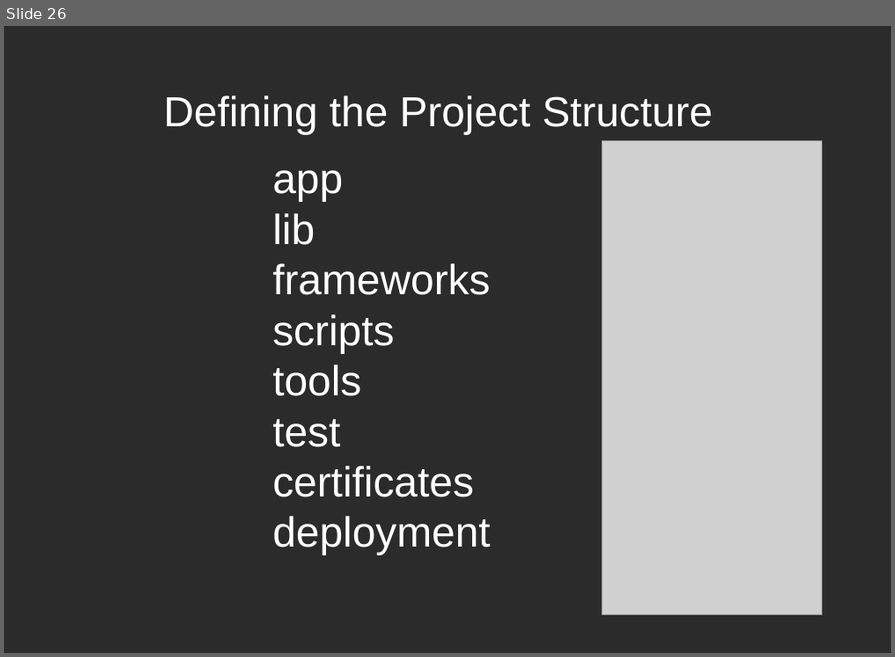
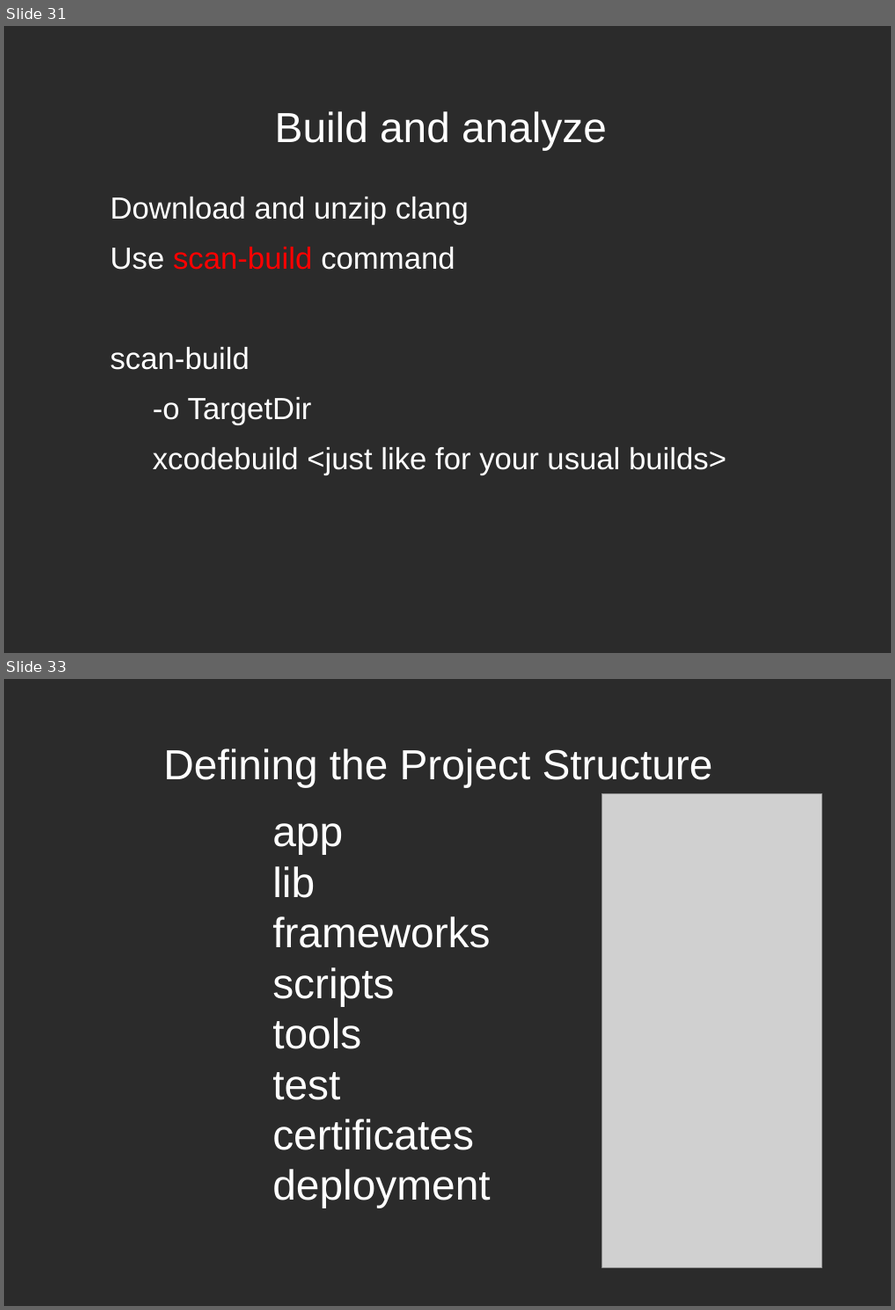
Before and after one commit to dodikk/iOS-articles, a slide deck: 3-iContiniousIntegration/ciPresentation.odp. Shown one above the other, each under a label of ours: slide 26 before the commit, slides 31 and 33 after it; the slides between them are not shown. The pictures are 895x657 and 895x1310 pixels, drawn with LibreOffice and Linux fonts; fonts in the diff are those of the drawing; grey boxes stand for pictures; background and template pictures are left out; a plain dark background stands for a picture behind light text. Boxes give left, top, right and bottom in pixels: in the first picture for what was removed or moved away, otherwise in the second. Text is boxed around its words. In the diff, an @@ line names an element or a change of style, - is before the commit and + after.

Commit message:
Added slides about: 1. ipa. 2. static analyzer. 3. Code signing. 4. hudson statistics.

```diff
--- a/3-iContiniousIntegration/ciPresentation.odp
+++ b/3-iContiniousIntegration/ciPresentation.odp
@@ slide 31 added at [4,26,891,653], background picture (left out) @@
@@ title added at [275,111,607,150], 39.9 pt, text #FFFFFF @@
+Build and analyze
@@ text added at [110,197,726,476], 29 pt, text #FFFFFF @@
+Download and unzip clang
+Use scan-build command
+scan-build
+-o TargetDir
+xcodebuild <just like for your usual builds>
@@ what was slide 26 is now slide 33 @@
```
Also in this commit, not shown: 6 slides changed, 6 other slides added, 3 other files.
